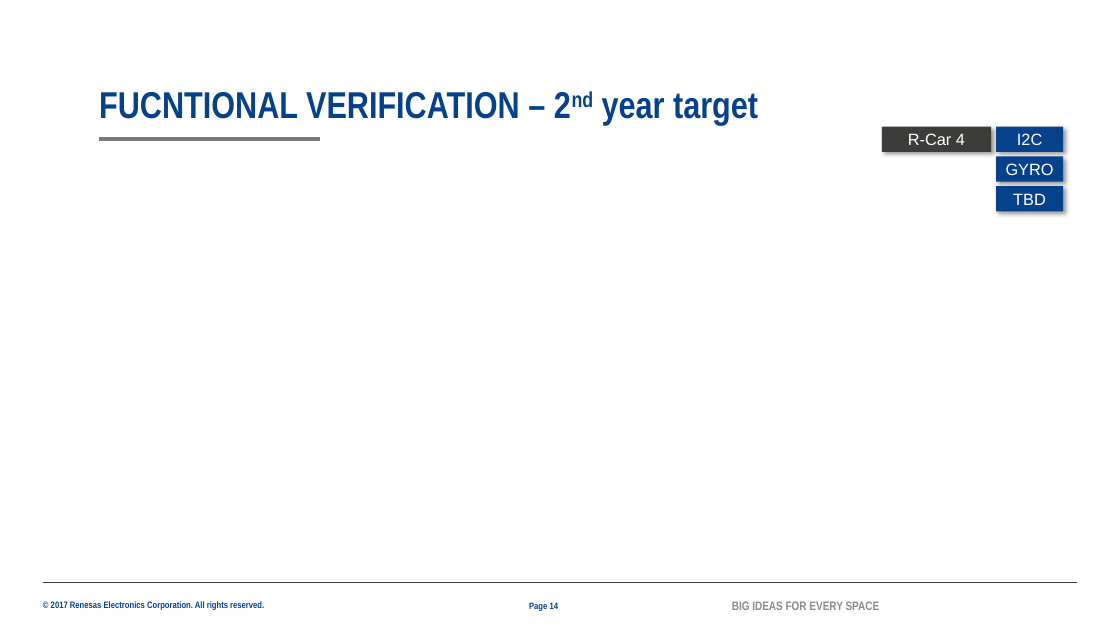
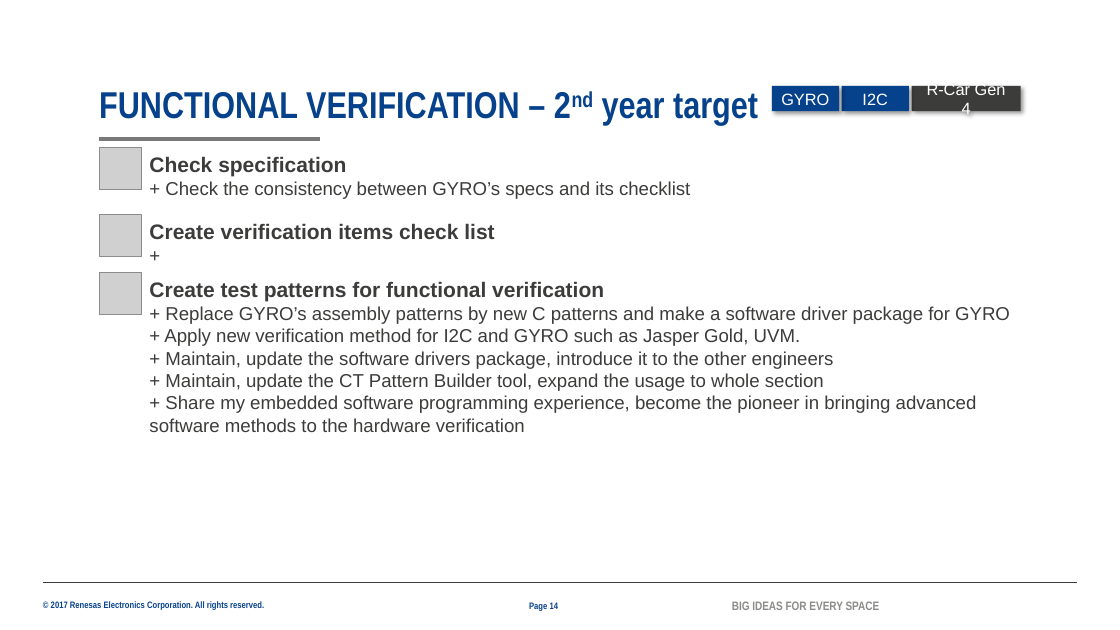
Before and after one commit to lesyhau/bridge, a slide deck: slide 14 of 2082_HauSyLe_PER_MentorMentee_26G.pptx. Drawn at 1120x630 pixels with LibreOffice and Linux fonts; fonts in the diff are those of the drawing; grey boxes stand for pictures; background and template pictures are left out. Boxes give left, top, right and bottom in pixels: in the first picture for what was removed or moved away, otherwise in the second. Text is boxed around its words. In the diff, an @@ line names an element or a change of style, - is before the commit and + after.

```diff
--- a/2082_HauSyLe_PER_MentorMentee_26G.pptx
+++ b/2082_HauSyLe_PER_MentorMentee_26G.pptx
@@ mirrored in 3 elements at [912,86,1021,111], [842,86,909,111], [772,86,839,111] @@
@@ rectangle "GYRO": place and size @@
-rectangle "GYRO" at [996,156,1064,181]
+rectangle "GYRO" at [772,86,839,111]
@@ rectangle "I2C": place and size @@
-rectangle "I2C" at [996,127,1064,152]
+rectangle "I2C" at [842,86,909,111]
@@ rectangle "R-Car Gen 4": place and size @@
-rectangle "R-Car Gen 4" at [882,127,991,152]
+rectangle "R-Car Gen 4" at [912,86,1021,111]
@@ text in rectangle at [927,81,1006,118]: text changed @@
-R-Car 4
+R-Car Gen 4
@@ title at [99,92,758,125]: text changed @@
-FUCNTIONAL VERIFICATION – 2nd year target
+FUNCTIONAL VERIFICATION – 2nd year target
@@ picture added at [99,148,141,190] @@
@@ text added at [149,156,690,199], 16 pt, text #3C3C3B @@
+Check specification
++ Check the consistency between GYRO’s specs and its checklist
@@ rectangle removed at [996,187,1064,212] @@
-TBD
@@ picture added at [99,214,141,256] @@
@@ text added at [149,223,494,239], 18 pt, text #3C3C3B, bold @@
+Create verification items check list
++
@@ picture added at [99,272,141,314] @@
@@ text added at [149,281,1010,432], 16 pt, text #3C3C3B @@
+Create test patterns for functional verification
++ Replace GYRO’s assembly patterns by new C patterns and make a software driver package for GYRO
++ Apply new verification method for I2C and GYRO such as Jasper Gold, UVM.
++ Maintain, update the software drivers package, introduce it to the other engineers
++ Maintain, update the CT Pattern Builder tool, expand the usage to whole section
++ Share my embedded software programming experience, become the pioneer in bringing advanced software methods to the hardware verification
```
Also in this commit, not shown: 6 other slides changed, 1 slide added.
